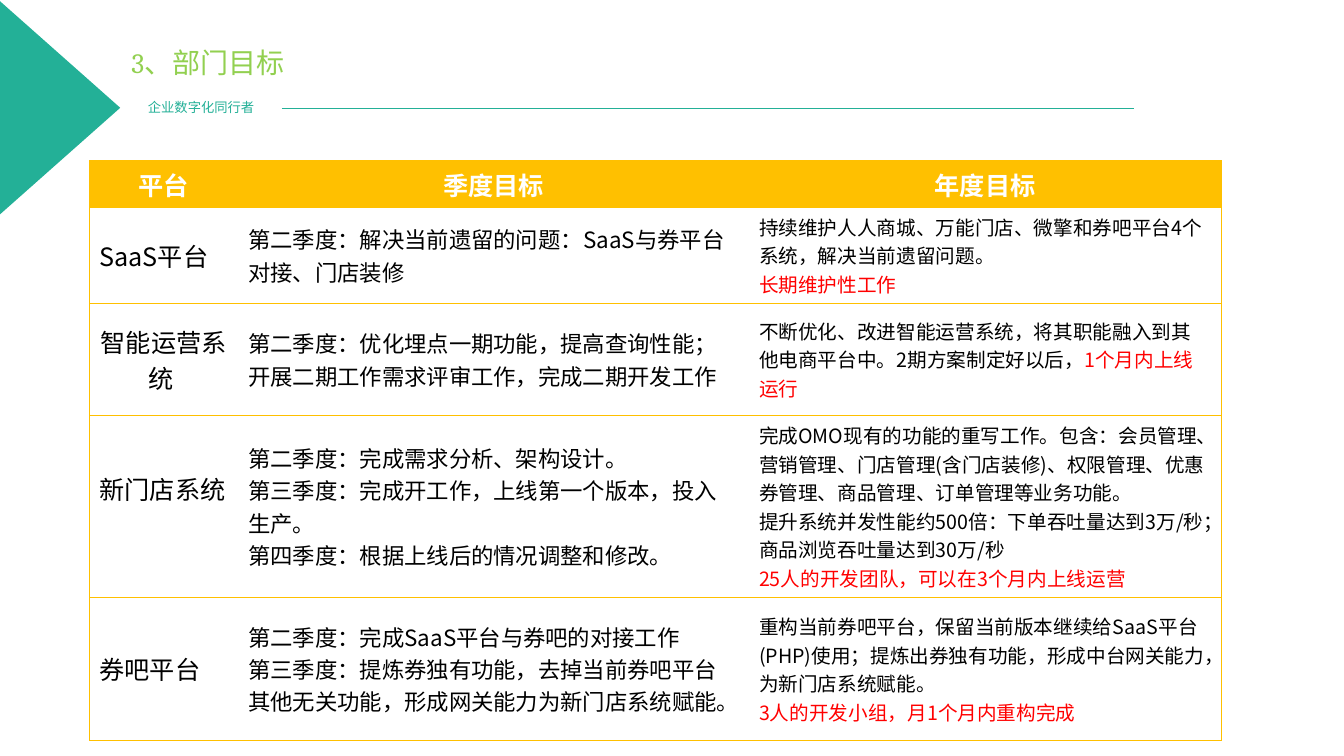
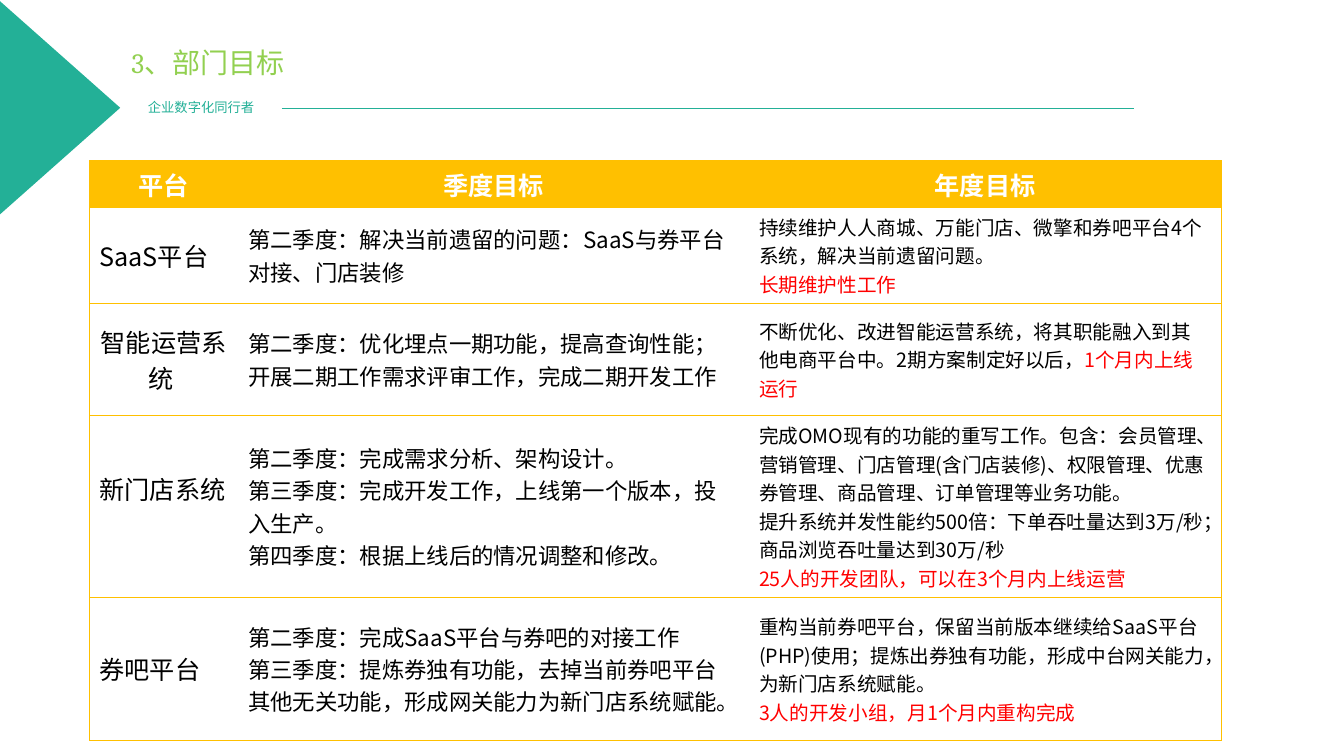
Before and after one commit to PowerYangcl/company-docment, a slide deck: slide 8 of 中企动力/2019年OMO电商中台发展规划 - 杨成琳.pptx. Drawn at 1344x756 pixels with LibreOffice and Linux fonts; fonts in the diff are those of the drawing; background and template pictures are left out. Boxes give left, top, right and bottom in pixels: in the first picture for what was removed or moved away, otherwise in the second. Text is boxed around its words. In the diff, an @@ line names an element or a change of style, - is before the commit and + after.

```diff
--- a/中企动力/2019年OMO电商中台发展规划 - 杨成琳.pptx
+++ b/中企动力/2019年OMO电商中台发展规划 - 杨成琳.pptx
@@ table at (90, 160, 1222, 726) @@
-row 4, column 2: 第二季度：完成需求分析、架构设计。 / 第三季度：完成开工作，上线第一个版本，投入生产。 / 第四季度：根据上线后的情况调整和修改。
+row 4, column 2: 第二季度：完成需求分析、架构设计。 / 第三季度：完成开发工作，上线第一个版本，投入生产。 / 第四季度：根据上线后的情况调整和修改。
```
